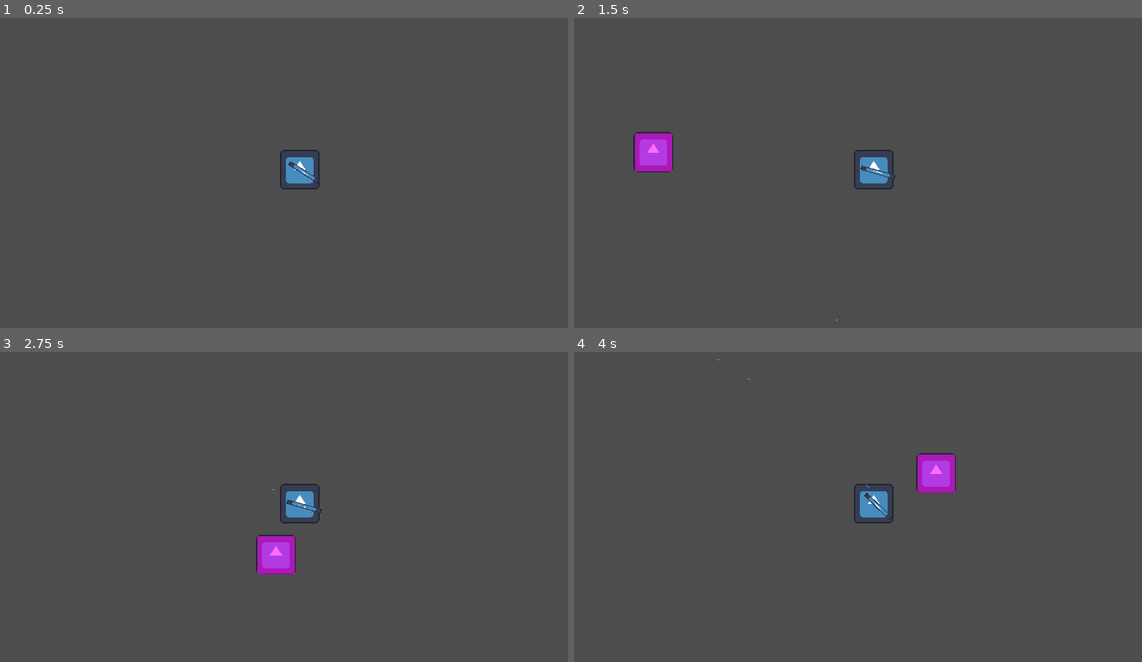
Above: before the commit, frames 1-4 (two rows, left to right).
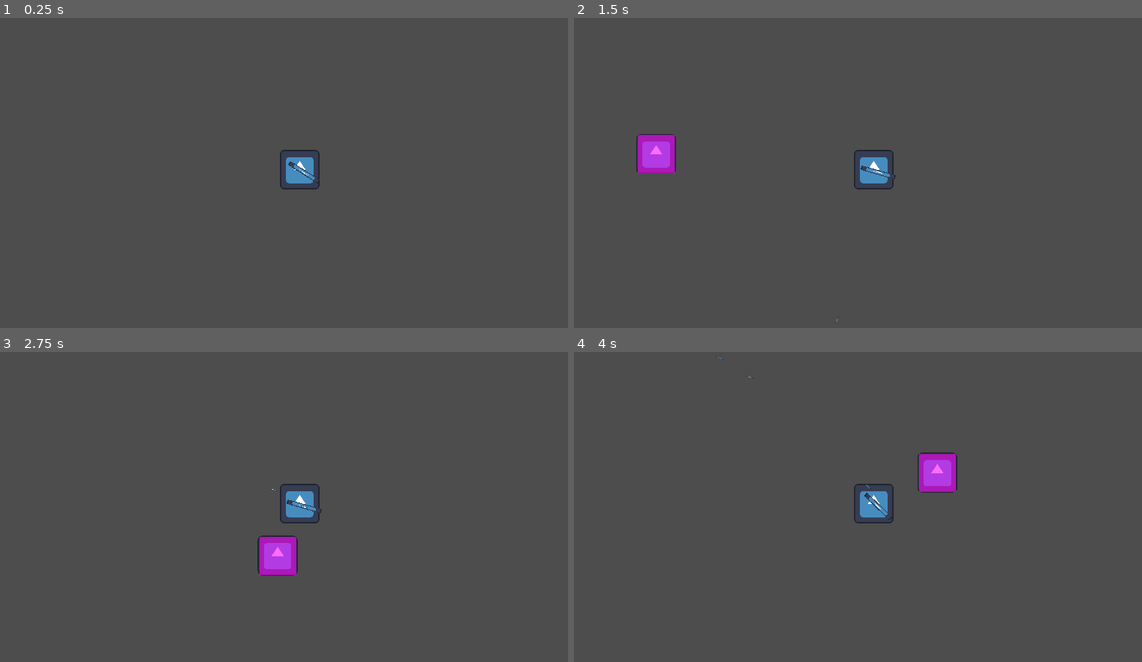
Above: after the commit, the same moments.

Repository: SosiskaKillerS/GameJam-Game
Game: Godot game, scene res://world.tscn
Same seed, same stepped clock (60 frames per second), same inputs: the game is played once before the commit and once after it. The engine's default icon, where the game draws it, is replaced by a stand-in: a white triangle on a blue panel in a dark square.
Inputs (mouse positions are in pixels of both pictures, inside the frame that each line leads up to):
- Up to frame 1 (0.25 s): no input
- Up to frame 2 (1.5 s): tap Enter at 0.5 s; move the mouse to (840, 238) at 0.52 s; press the mouse at (840, 238) at 0.53 s; hold W (UP) from 0.53 s (still down); move the mouse to (1051, 219) at 1.27 s; release the mouse at (1051, 219) at 1.28 s; click (1051, 219) at 1.35 s
- Up to frame 3 (2.75 s): move the mouse to (119, 454) at 2.02 s; release W (UP) at 2.03 s; press the mouse at (119, 454) at 2.03 s; hold A (LEFT) from 2.03 s (still down)
- Up to frame 4 (4 s): move the mouse to (903, 503) at 2.77 s; release the mouse at (903, 503) at 2.78 s; click (903, 503) at 2.85 s; move the mouse to (784, 420) at 3.52 s; release A (LEFT) at 3.53 s; press the mouse at (784, 420) at 3.53 s; hold S (DOWN) from 3.53 s (still down)

The runs differ from the first frame. In frame 1, less than 0.1% of the frame differs, in the area x 52-53%, y 48-50%; in frame 2, 0.5%, in the area x 10-18%, y 36-51%; in frame 3, 0.3%; in frame 4, 0.2%.

Commit message:
collision update

Diff:
--- a/src/Bullet/bullet.gd
+++ b/src/Bullet/bullet.gd
@@ -8,5 +8,6 @@
 
 func _on_Bullet_body_entered(body):
 	if body.is_in_group("mobs"):
+		body.take_damage(bullet_damage)
 		body.queue_free()
 	queue_free()
--- a/world.tscn
+++ b/world.tscn
@@ -7,7 +7,7 @@
 [node name="World" type="Node2D"]
 
 [node name="CharacterBody2D" parent="." instance=ExtResource("1_ekf3p")]
-position = Vector2(1132, 670)
+position = Vector2(1129, 667)
 
 [node name="Sprite2D2" parent="CharacterBody2D" instance=ExtResource("2_10pk0")]
 position = Vector2(14, 9.00002)
